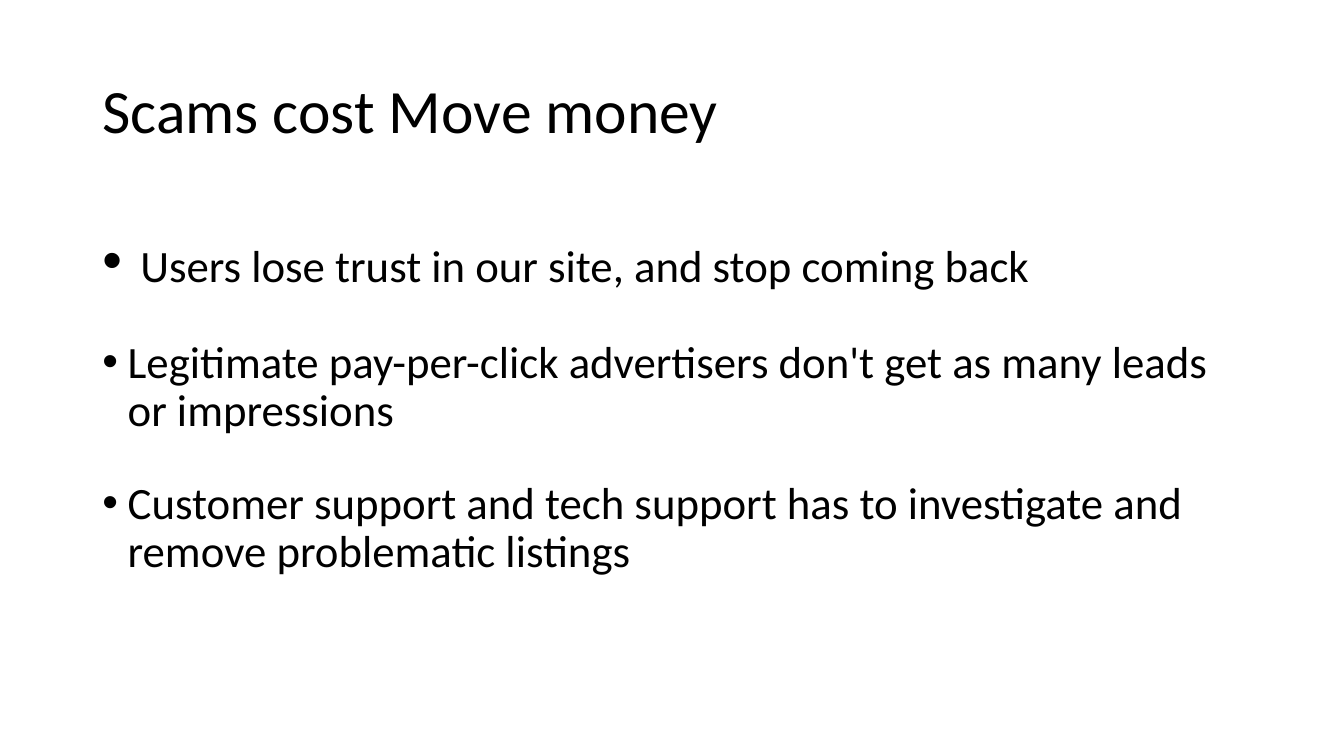
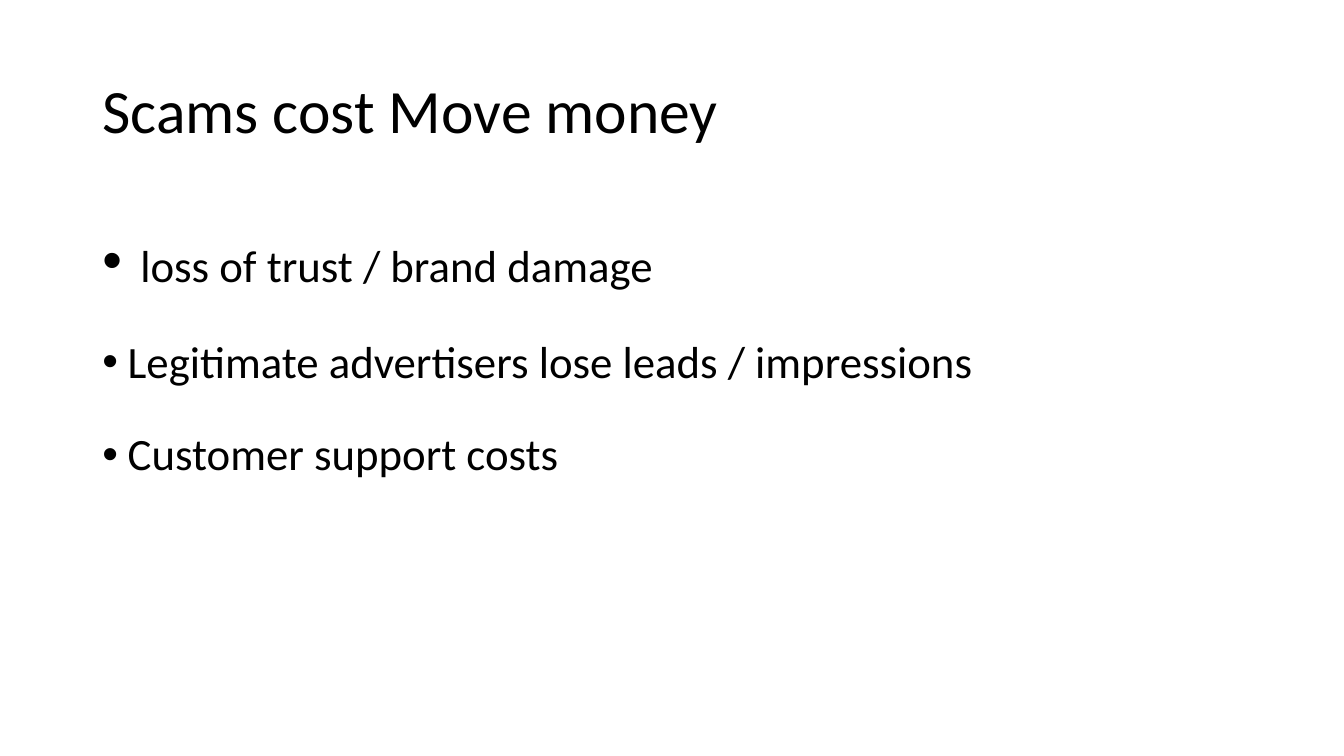
Before and after one commit to slartibardfarst/Hackathon0115, a slide deck: slide 4 of Scams of New York City.pptx. Drawn at 1344x756 pixels with LibreOffice and Linux fonts; fonts in the diff are those of the drawing. Boxes give left, top, right and bottom in pixels: in the first picture for what was removed or moved away, otherwise in the second. Text is boxed around its words. In the diff, an @@ line names an element or a change of style, - is before the commit and + after.

```diff
--- a/Scams of New York City.pptx
+++ b/Scams of New York City.pptx
@@ text at (128,251,972,478): text changed @@
-• Users lose trust in our site, and stop coming back
-• Legitimate pay-per-click advertisers don't get as many leads or impressions
-• Customer support and tech support has to investigate and remove problematic listings
+• loss of trust / brand damage
+• Legitimate advertisers lose leads / impressions
+• Customer support costs
```
Also in this commit, not shown: 2 other slides changed, 2 other files.
